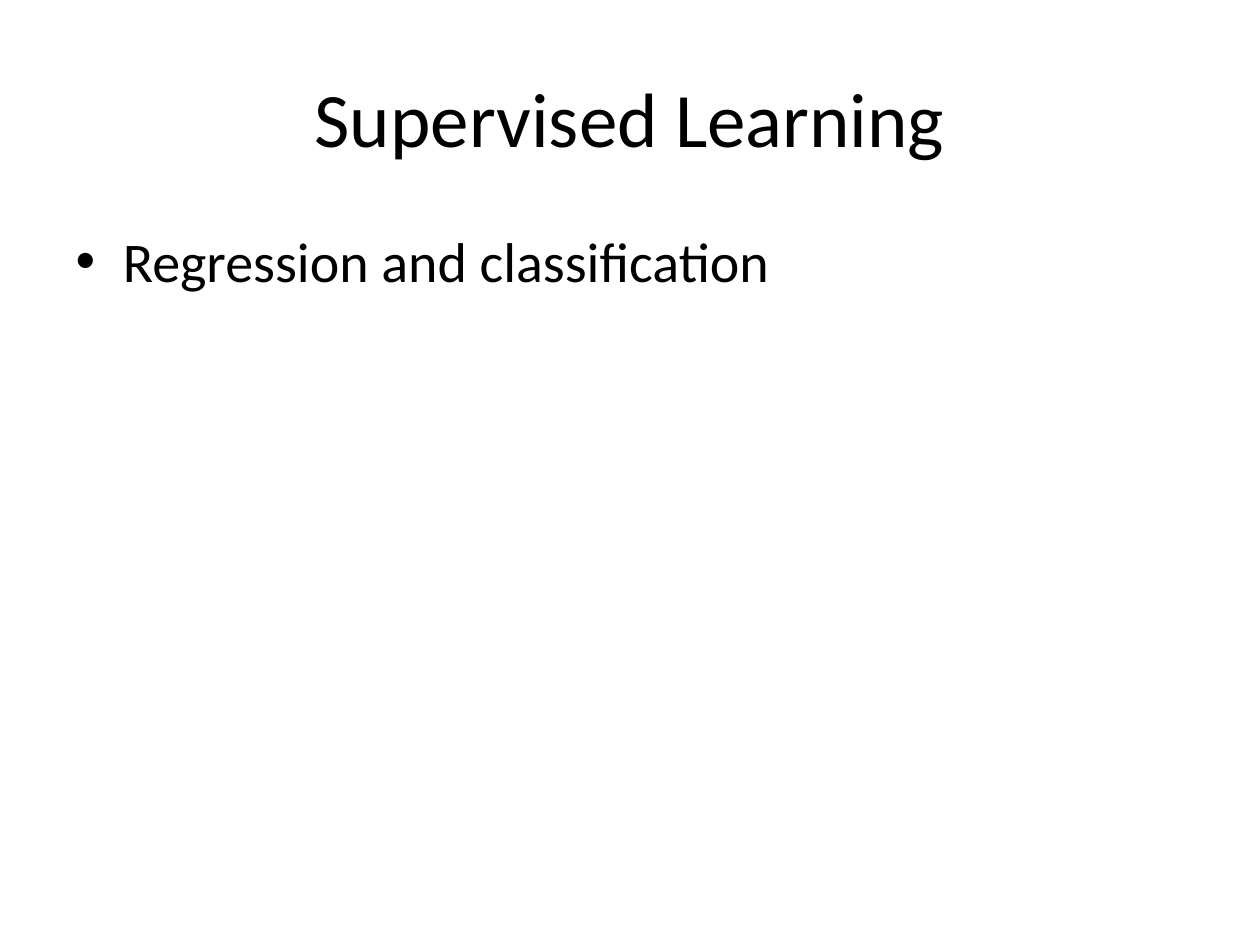
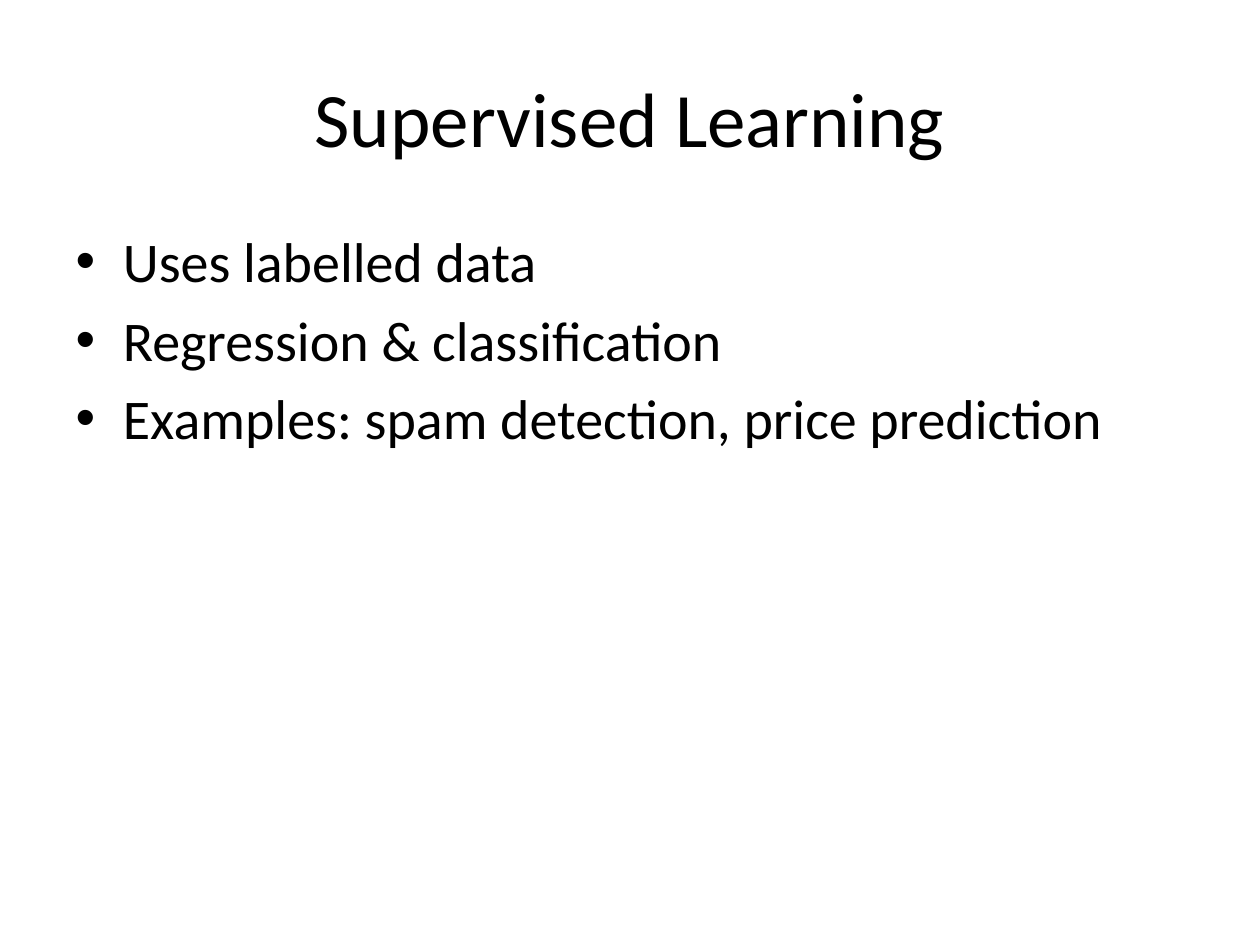
Before and after one commit to mohammadarmaankhan1-boop/my_project, a slide deck: slide 4 of ml_fundamentals.pptx. Drawn at 1260x945 pixels with LibreOffice and Linux fonts; fonts in the diff are those of the drawing. Boxes give left, top, right and bottom in pixels: in the first picture for what was removed or moved away, otherwise in the second. Text is boxed around its words. In the diff, an @@ line names an element or a change of style, - is before the commit and + after.

```diff
--- a/ml_fundamentals.pptx
+++ b/ml_fundamentals.pptx
@@ text at [123, 243, 1101, 448]: text changed @@
-• Regression and classification
+• Uses labelled data
+• Regression & classification
+• Examples: spam detection, price prediction
```
Also in this commit, not shown: 7 other slides changed, 2 slides added, 2 slides removed.
